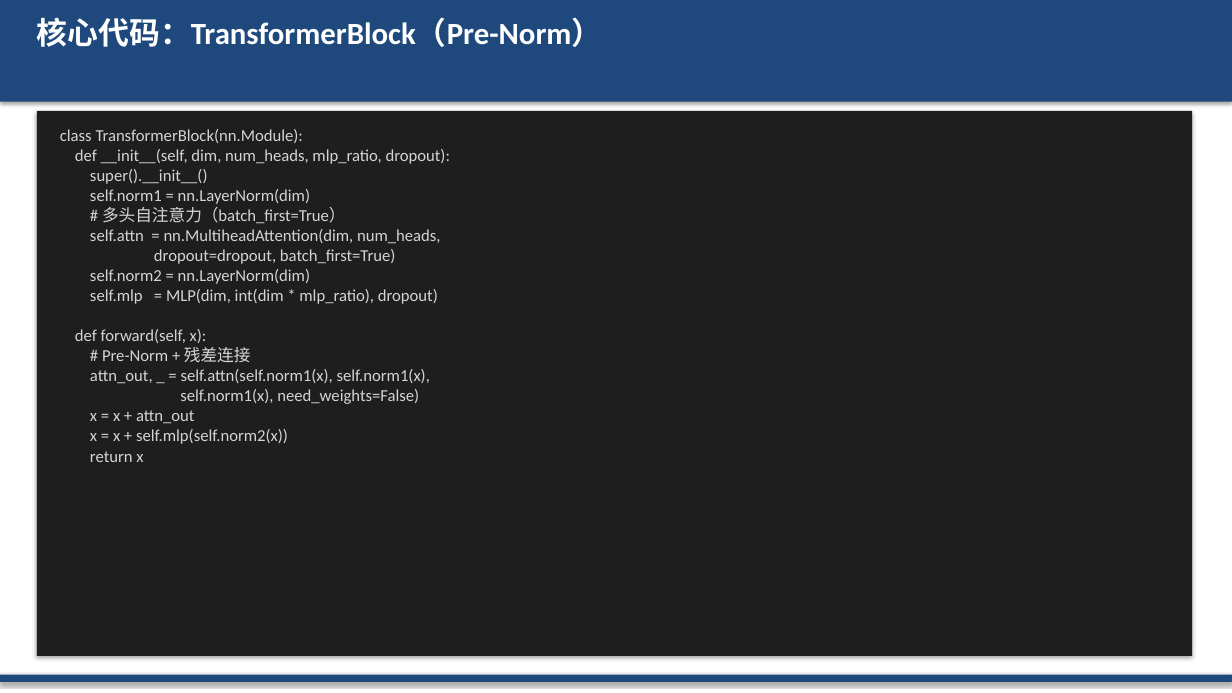
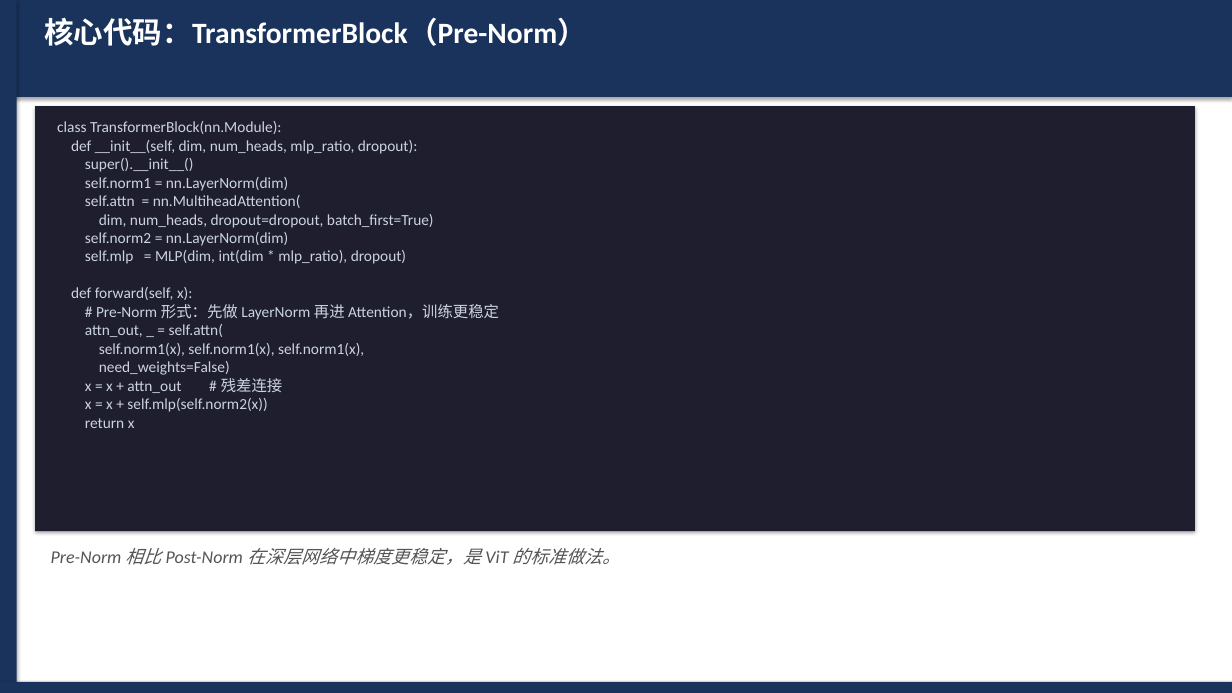
Before and after one commit to WevYang/deep_learning_task, a slide deck: slide 6 of reports/exp2_vit_cifar10.pptx. Drawn at 1232x693 pixels with LibreOffice and Linux fonts; fonts in the diff are those of the drawing. Boxes give left, top, right and bottom in pixels: in the first picture for what was removed or moved away, otherwise in the second. Text is boxed around its words. In the diff, an @@ line names an element or a change of style, - is before the commit and + after.

```diff
--- a/reports/exp2_vit_cifar10.pptx
+++ b/reports/exp2_vit_cifar10.pptx
@@ rectangle: place and size @@
-rectangle at box(0, 0, 1232, 102)
+rectangle at box(0, 0, 1232, 97)
@@ rectangle at box(0, 0, 1232, 97): fill #1F497D to #1A335C @@
@@ rectangle added at box(0, 0, 17, 693), fill #1A335C @@
@@ text "核心代码：TransformerBlock（Pre-Norm）": place and size @@
-text "核心代码：TransformerBlock（Pre-Norm）" at box(37, 17, 603, 47)
+text "核心代码：TransformerBlock（Pre-Norm）" at box(44, 17, 587, 46)
@@ text "核心代码：TransformerBlock（Pre-Norm）" at box(44, 17, 587, 46): size 24 to 23 pt @@
@@ rectangle: place and size @@
-rectangle at box(37, 111, 1192, 656)
+rectangle at box(35, 106, 1195, 531)
@@ rectangle at box(35, 106, 1195, 531): fill #1E1E1E to #1E1E2E @@
@@ text at box(57, 121, 499, 428): text changed; size 13 to 12 pt; text colour #D4D4D4 to #CBD3E3 @@
-class TransformerBlock(nn.Module):
-def __init__(self, dim, num_heads, mlp_ratio, dropout):
-super().__init__()
-self.norm1 = nn.LayerNorm(dim)
-# 多头自注意力（batch_first=True）
-self.attn = nn.MultiheadAttention(dim, num_heads,
-dropout=dropout, batch_first=True)
-self.norm2 = nn.LayerNorm(dim)
-self.mlp = MLP(dim, int(dim * mlp_ratio), dropout)
-def forward(self, x):
-# Pre-Norm + 残差连接
-attn_out, _ = self.attn(self.norm1(x), self.norm1(x),
-self.norm1(x), need_weights=False)
-x = x + attn_out
-x = x + self.mlp(self.norm2(x))
-return x
+class TransformerBlock(nn.Module):
+def __init__(self, dim, num_heads, mlp_ratio, dropout):
+super().__init__()
+self.norm1 = nn.LayerNorm(dim)
+self.attn = nn.MultiheadAttention(
+dim, num_heads, dropout=dropout, batch_first=True)
+self.norm2 = nn.LayerNorm(dim)
+self.mlp = MLP(dim, int(dim * mlp_ratio), dropout)
+def forward(self, x):
+# Pre-Norm 形式：先做 LayerNorm 再进 Attention，训练更稳定
+attn_out, _ = self.attn(
+self.norm1(x), self.norm1(x), self.norm1(x),
+need_weights=False)
+x = x + attn_out # 残差连接
+x = x + self.mlp(self.norm2(x))
+return x
@@ text added at box(51, 548, 621, 565), 14 pt, text #555555, italic @@
+Pre-Norm 相比 Post-Norm 在深层网络中梯度更稳定，是 ViT 的标准做法。
@@ rectangle at box(0, 682, 1232, 693): fill #1F497D to #1A335C @@
@@ rectangle: place and size @@
-rectangle at box(0, 675, 1232, 682)
+rectangle at box(0, 682, 1232, 693)
```
Also in this commit, not shown: 6 other slides changed, 1 slide added, 1 slide removed, 5 other files.
